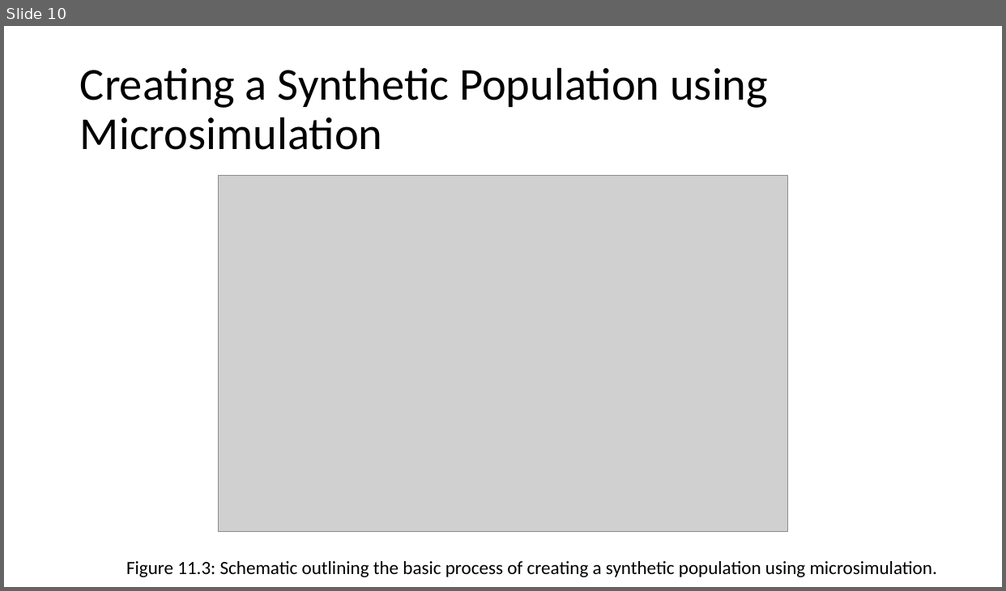
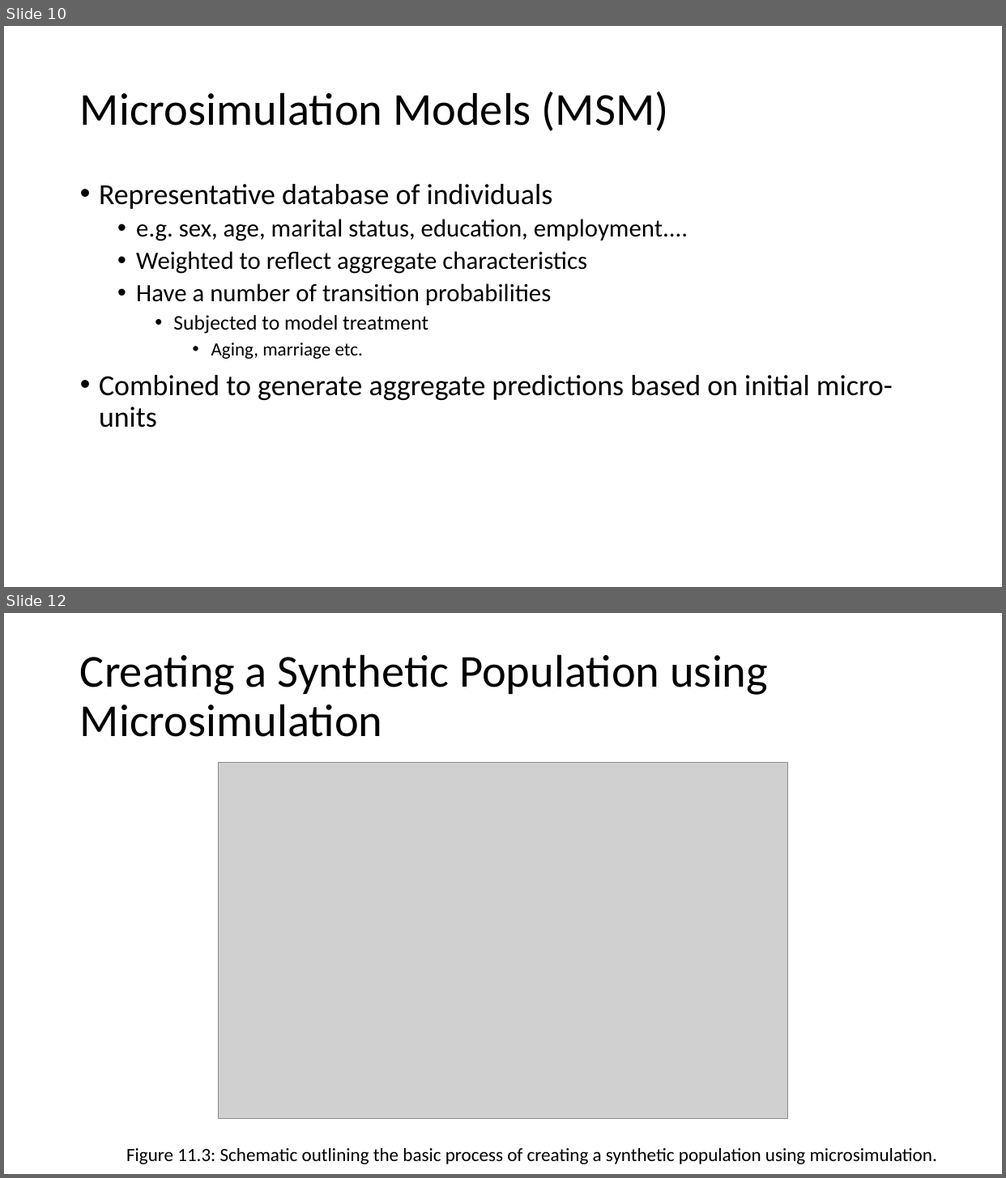
Before and after one commit to abmgis/abmgis, a slide deck: Chapter11-AlternativeModellingApproaches/Chapter11.pptx. Shown one above the other, each under a label of ours: slide 10 before the commit, slides 10 and 12 after it; the slides between them are not shown. The pictures are 1006x591 and 1006x1178 pixels, drawn with LibreOffice and Linux fonts; fonts in the diff are those of the drawing; grey boxes stand for pictures. Boxes give left, top, right and bottom in pixels: in the first picture for what was removed or moved away, otherwise in the second. Text is boxed around its words. In the diff, an @@ line names an element or a change of style, - is before the commit and + after.

```diff
--- a/Chapter11-AlternativeModellingApproaches/Chapter11.pptx
+++ b/Chapter11-AlternativeModellingApproaches/Chapter11.pptx
@@ slide 10 added at (x1=4, y1=26, x2=1002, y2=587), background #FFFFFF @@
@@ title added at (x1=80, y1=92, x2=669, y2=131), 44 pt, text #000000 @@
+Microsimulation Models (MSM)
@@ text added at (x1=99, y1=184, x2=893, y2=428), 24 pt, text #000000 @@
+• Representative database of individuals
+  • e.g. sex, age, marital status, education, employment....
+  • Weighted to reflect aggregate characteristics
+  • Have a number of transition probabilities
+    • Subjected to model treatment
+      • Aging, marriage etc.
+• Combined to generate aggregate predictions based on initial micro-units
@@ what was slide 10 is now slide 12 @@
```
Also in this commit, not shown: 11 slides changed, 4 other slides added, 2 slides removed.
